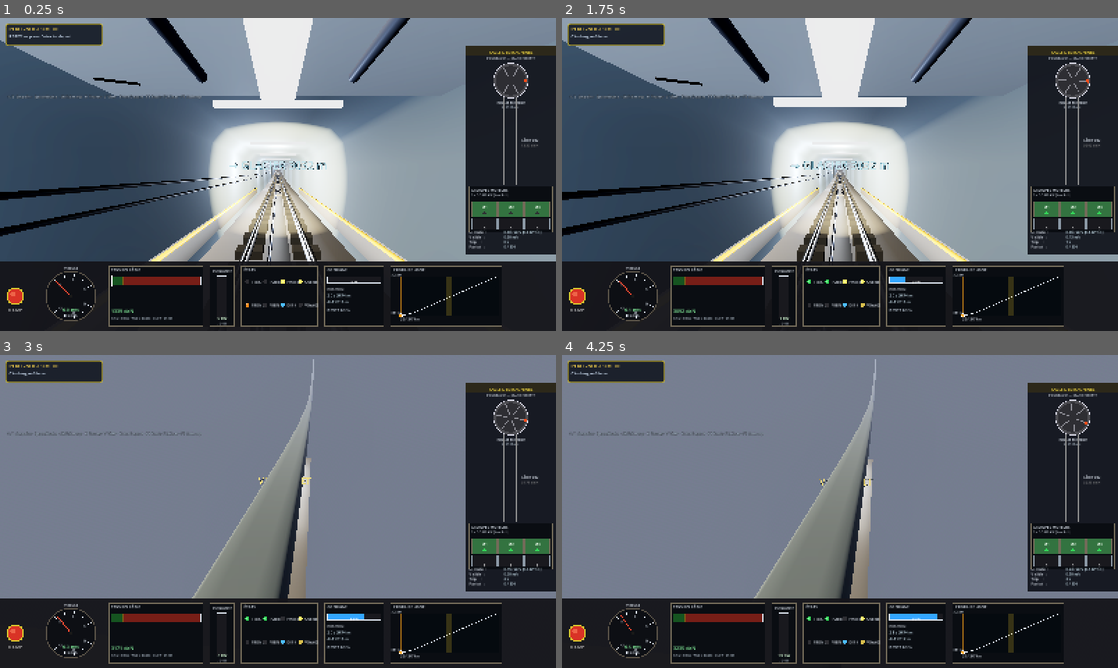
Above: before the commit, frames 1-4 (two rows, left to right).
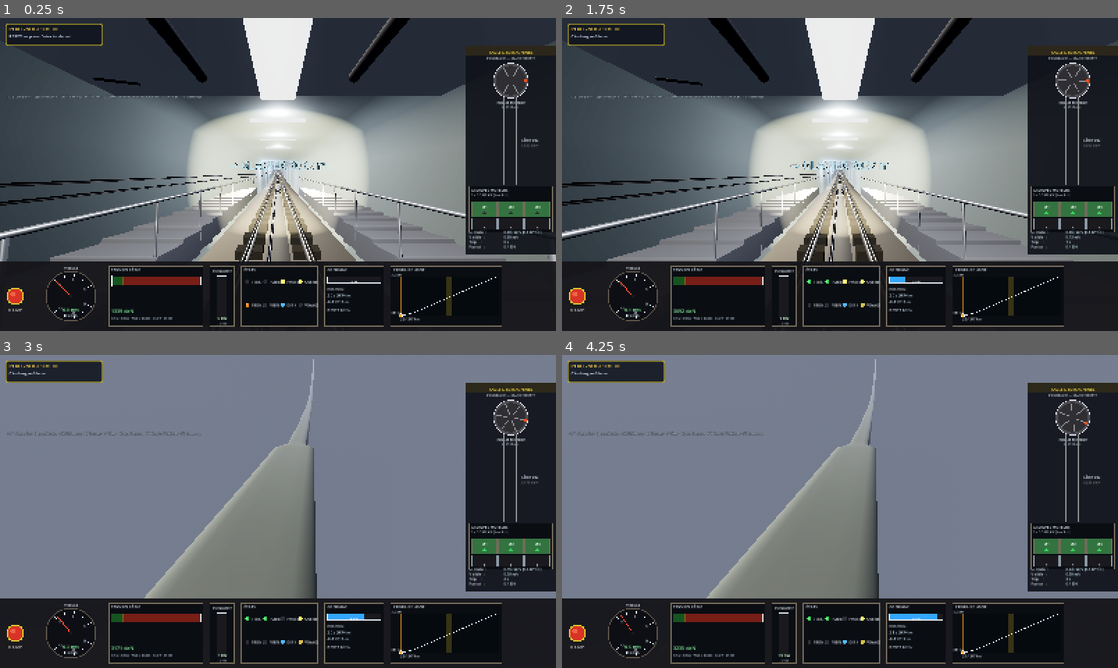
Above: after the commit, the same moments.

Repository: ARP273-ROSE/perce-neige-sim
Game: Godot game, scene res://scenes/main.tscn
Two runs of this game, one before a commit and one after it. Both use one fixed random seed, a clock stepped at 60 frames per second and the inputs below.
Inputs:
- Up to frame 1 (0.25 s): no input
- Up to frame 2 (1.75 s): tap Enter (ready_depart) at 0.5, 1.35 s; hold Up (speed_up) 0.53-1.28 s; tap Shift (emergency) at 0.6 s; hold Space (brake) from 1.28 s (still down)
- Up to frame 3 (3 s): release Space (brake) at 2.03 s; hold Up (speed_up) from 2.03 s (still down); tap H (toggle_headlights) at 2.1 s; tap V (toggle_view) at 2.85 s
- Up to frame 4 (4.25 s): tap Space (brake) at 3.5 s; release Up (speed_up) at 3.53 s; hold Space (brake) from 3.53 s (still down); tap Shift (emergency) at 3.6 s

The runs differ from the first frame. In frame 1, 41% of the frame differs, in the area x 0-100%, y 0-78%; in frame 2, 41%; in frame 3, 3.5%; in frame 4, 3.5%.

Commit message:
feat(3d): gares fidèles aux photos — salles étroites + quais en escalier
Rapporté (et confirmé par les photos du 2026-04-26) : dans les vraies
gares, les murs parallèles au train sont très proches des wagons, les
quais sont étroits, et ce sont des ESCALIERS des deux côtés, en bas
comme en haut.

tunnel_builder :
- salles de gare = section carrée élargie localement (murs à ±3,50 m de
  l'axe — soit ~1,7 m du flanc de cabine — plafond à 2,65 m), fondu de
  6 m vers le tube standard ; zones [0..52] et [3421..LENGTH]
- câbles muraux suivent le mur des salles (comme pour la chambre Abt)

stations_builder :
- quais-rampes lisses REMPLACÉS par des volées de marches-paliers
  horizontales (MultiMesh) : dessus calé sur l'élévation de la voie au
  bord amont → contremarche = pente locale × profondeur (0,95 m),
  géométrie honnête, dans les deux gares et des deux côtés
- nez de marche contrastés : alu en gare basse, ROUGES en gare haute
  (photo 095119), tôle damier alu pour les marches (094104)
- quai étroit 1,62 m (bord extérieur au ras du mur de salle)
- garde-corps côté voie : poteaux + main courante inclinée le long de
  la pente, à ~11 cm du gabarit cabine
- néons plafond recalés au plafond de la salle (2,65 m)

tunnel_lights : néons du tunnel démarrent après la salle basse et
s'arrêtent avant la haute (ils flottaient loin du mur dans les salles
élargies ; les gares ont leur propre éclairage).

Paramètres : station_room_half_width/height (tunnel_builder),
platform_width/tread_depth/railing_height (stations_builder).

Validé : Godot 4.6.1 headless, boot client sans erreur, --mesh-stats OK
(729 k verts, +616 instances MultiMesh).

Diff:
--- a/godot_project/scripts/stations_builder.gd
+++ b/godot_project/scripts/stations_builder.gd
@@ -12,11 +12,16 @@
 ## Les coordonnées s sont relatives au portail bas (0) / haut (LENGTH).
 
 @export var platform_length: float = 48.0      # allongé pour contenir tout le train
-@export var platform_width: float = 1.20       # largeur quai latéral
+# Quais EN ESCALIER (photos du 2026-04-26) : pas de quai-rampe lisse —
+# une volée de marches-paliers horizontales longe le train de chaque côté,
+# étroite (~1,5 m), la contremarche de chaque marche découlant de la pente
+# locale de la voie. Nez de marche contrastés (alu en bas, rouges en haut).
+@export var platform_width: float = 1.62       # largeur quai latéral (étroit, cf. photos ; bord extérieur ≈ au mur de salle)
 @export var platform_inner_x: float = 1.85     # distance depuis centre tunnel au bord intérieur (hors gabarit cabine ∅3.6m)
 @export var platform_height: float = 0.40      # hauteur quai vs plancher voie (plancher cabine bas)
-@export var yellow_band_width: float = 0.12    # bande jaune
-@export var yellow_band_height: float = 0.020  # saillie de la bande
+@export var tread_depth: float = 0.95          # profondeur d'une marche-palier
+@export var tread_thickness: float = 0.55      # épaisseur du bloc (descend sous la marche suivante)
+@export var railing_height: float = 0.95       # garde-corps côté voie
 @export var ceiling_height: float = 1.85       # hauteur centre → plafond
 @export var bumper_height: float = 1.30
 @export var bumper_width: float = 1.60
@@ -103,108 +108,148 @@
 # ---------------------------------------------------------------------------
 
 func _build_platform(s_start: float, s_end: float, is_low: bool, side: float = 1.0) -> void:
-	# Matériaux
-	var concrete_mat: StandardMaterial3D = StandardMaterial3D.new()
-	concrete_mat.albedo_color = Color(0.42, 0.40, 0.37)
-	concrete_mat.roughness = 0.92
-	concrete_mat.metallic = 0.0
-	concrete_mat.cull_mode = BaseMaterial3D.CULL_DISABLED
-
-	var yellow_mat: StandardMaterial3D = StandardMaterial3D.new()
-	yellow_mat.albedo_color = Color(0.92, 0.70, 0.08)
-	yellow_mat.emission_enabled = true
-	yellow_mat.emission = Color(0.92, 0.70, 0.08)
-	yellow_mat.emission_energy_multiplier = 0.12
-	yellow_mat.roughness = 0.6
-	yellow_mat.cull_mode = BaseMaterial3D.CULL_DISABLED
-
-	# Construction du quai via SurfaceTool — ruban continu 3 faces
-	var st: SurfaceTool = SurfaceTool.new()
-	st.begin(Mesh.PRIMITIVE_TRIANGLES)
-	st.set_material(concrete_mat)
-
-	var st_yellow: SurfaceTool = SurfaceTool.new()
-	st_yellow.begin(Mesh.PRIMITIVE_TRIANGLES)
-	st_yellow.set_material(yellow_mat)
-
-	var step: float = 0.5
-	var s_cur: float = s_start
-	var prev_xform: Transform3D = tunnel.transform_at(s_cur)
-	while s_cur < s_end:
-		var s_next: float = minf(s_cur + step, s_end)
-		var cur_xform: Transform3D = tunnel.transform_at(s_next)
-
-		var p0: Vector3 = prev_xform.origin
-		var p1: Vector3 = cur_xform.origin
-		var r0: Vector3 = prev_xform.basis.x
-		var r1: Vector3 = cur_xform.basis.x
-		var u0: Vector3 = prev_xform.basis.y
-		var u1: Vector3 = cur_xform.basis.y
-
-		# Positions : x_inner = coin intérieur (côté voie), x_outer = coin extérieur
-		# side = +1 → quai à droite (+X local), -1 → quai à gauche.
-		# Hors gabarit cabine ∅3.6m (radius 1.80m) : platform_inner_x ≥ 1.85m.
-		var x_inner: float = side * platform_inner_x
-		var x_outer: float = side * (platform_inner_x + platform_width)
-		var y_top: float = FLOOR_Y_LOCAL + platform_height
-		var y_bot: float = FLOOR_Y_LOCAL
-
-		# Top de quai
-		var a_in: Vector3 = _pt(p0, r0, u0, x_inner, y_top)
-		var a_out: Vector3 = _pt(p0, r0, u0, x_outer, y_top)
-		var b_in: Vector3 = _pt(p1, r1, u1, x_inner, y_top)
-		var b_out: Vector3 = _pt(p1, r1, u1, x_outer, y_top)
-		_quad(st, a_in, a_out, b_in, b_out)
-
-		# Face frontale (coté voie)
-		var a_in_bot: Vector3 = _pt(p0, r0, u0, x_inner, y_bot)
-		var b_in_bot: Vector3 = _pt(p1, r1, u1, x_inner, y_bot)
-		_quad(st, a_in_bot, a_in, b_in_bot, b_in)
-
-		# Face bout (si on est au début / fin)
-		if s_cur == s_start:
-			var a_out_bot: Vector3 = _pt(p0, r0, u0, x_outer, y_bot)
-			_quad(st, a_in_bot, a_out_bot, a_in, a_out)
-		if s_next >= s_end:
-			var b_out_bot: Vector3 = _pt(p1, r1, u1, x_outer, y_bot)
-			_quad(st, b_in, b_out, b_in_bot, b_out_bot)
-
-		# Bande jaune de sécurité : peinte SUR le quai, côté voie, 12 cm de large,
-		# très légère saillie pour la visibilité.
-		var xb_in: float = x_inner
-		var xb_out: float = x_inner + yellow_band_width * side
-		var yb_lo: float = y_top
-		var yb_hi: float = y_top + yellow_band_height
-		var ya_in: Vector3 = _pt(p0, r0, u0, xb_in, yb_lo)
-		var ya_out: Vector3 = _pt(p0, r0, u0, xb_out, yb_lo)
-		var yb_in_v: Vector3 = _pt(p1, r1, u1, xb_in, yb_lo)
-		var yb_out_v: Vector3 = _pt(p1, r1, u1, xb_out, yb_lo)
-		var ya_in_t: Vector3 = _pt(p0, r0, u0, xb_in, yb_hi)
-		var ya_out_t: Vector3 = _pt(p0, r0, u0, xb_out, yb_hi)
-		var yb_in_t: Vector3 = _pt(p1, r1, u1, xb_in, yb_hi)
-		var yb_out_t: Vector3 = _pt(p1, r1, u1, xb_out, yb_hi)
-		_quad(st_yellow, ya_in_t, ya_out_t, yb_in_t, yb_out_t)  # top
-		_quad(st_yellow, ya_in, ya_in_t, yb_in_v, yb_in_t)       # côté voie
-		_quad(st_yellow, ya_out_t, ya_out, yb_out_t, yb_out_v)   # côté intérieur quai
-
-		s_cur = s_next
-		prev_xform = cur_xform
-
-	st.generate_normals()
-	st.generate_tangents()
-	var mi: MeshInstance3D = MeshInstance3D.new()
+	# Quai EN ESCALIER (photos 20260426_094104 / 095119) : volée de
+	# marches-paliers HORIZONTALES le long du train. Le dessus de chaque
+	# marche est calé sur l'élévation de la voie à son bord AMONT — la
+	# contremarche qui en résulte est exactement pente_locale × profondeur
+	# (géométrie honnête, pas de marches inventées).
 	var side_name: String = "R" if side > 0.0 else "L"
-	mi.name = "Platform_%s_%s" % [("low" if is_low else "high"), side_name]
-	mi.mesh = st.commit()
-	mi.cast_shadow = GeometryInstance3D.SHADOW_CASTING_SETTING_OFF
-	add_child(mi)
-
-	st_yellow.generate_normals()
-	var my: MeshInstance3D = MeshInstance3D.new()
-	my.name = "PlatformYellow_%s_%s" % [("low" if is_low else "high"), side_name]
-	my.mesh = st_yellow.commit()
-	my.cast_shadow = GeometryInstance3D.SHADOW_CASTING_SETTING_OFF
-	add_child(my)
+	var sta: String = "low" if is_low else "high"
+
+	# Tôle damier alu (marches métalliques des photos)
+	var tread_mat: StandardMaterial3D = StandardMaterial3D.new()
+	tread_mat.albedo_color = Color(0.58, 0.59, 0.62)
+	tread_mat.roughness = 0.45
+	tread_mat.metallic = 0.75
+	tread_mat.metallic_specular = 0.6
+
+	# Nez de marche : alu brut en gare basse, ROUGES en gare haute (photos)
+	var nose_mat: StandardMaterial3D = StandardMaterial3D.new()
+	if is_low:
+		nose_mat.albedo_color = Color(0.80, 0.81, 0.84)
+		nose_mat.roughness = 0.35
+		nose_mat.metallic = 0.85
+	else:
+		nose_mat.albedo_color = Color(0.72, 0.14, 0.12)
+		nose_mat.roughness = 0.65
+		nose_mat.metallic = 0.10
+
+	var rail_mat: StandardMaterial3D = StandardMaterial3D.new()
+	rail_mat.albedo_color = Color(0.75, 0.76, 0.78)
+	rail_mat.roughness = 0.35
+	rail_mat.metallic = 0.85
+
+	var lat_center: float = side * (platform_inner_x + platform_width * 0.5)
+	var y_top_local: float = FLOOR_Y_LOCAL + platform_height
+
+	# --- Marches (MultiMesh) ---------------------------------------------
+	var n_treads: int = maxi(1, int(ceil((s_end - s_start) / tread_depth)))
+	var tread_mesh: BoxMesh = BoxMesh.new()
+	tread_mesh.size = Vector3(platform_width, tread_thickness, tread_depth)
+	tread_mesh.material = tread_mat
+
+	var nose_mesh: BoxMesh = BoxMesh.new()
+	nose_mesh.size = Vector3(platform_width, 0.035, 0.11)
+	nose_mesh.material = nose_mat
+
+	var mm_treads: MultiMesh = MultiMesh.new()
+	mm_treads.transform_format = MultiMesh.TRANSFORM_3D
+	mm_treads.mesh = tread_mesh
+	mm_treads.instance_count = n_treads
+
+	var mm_noses: MultiMesh = MultiMesh.new()
+	mm_noses.transform_format = MultiMesh.TRANSFORM_3D
+	mm_noses.mesh = nose_mesh
+	mm_noses.instance_count = n_treads
+
+	for i in range(n_treads):
+		var s_dn: float = s_start + float(i) * tread_depth          # bord aval
+		var s_up: float = minf(s_dn + tread_depth, s_end)           # bord amont
+		var s_mid: float = (s_dn + s_up) * 0.5
+		var xf_up: Transform3D = tunnel.transform_at(s_up)
+		var xf_mid: Transform3D = tunnel.transform_at(s_mid)
+		# Élévation MONDE du dessus de marche = niveau du quai au bord amont
+		var top_y: float = (xf_up.origin + xf_up.basis.y * y_top_local).y
+		# Base nivelée : right local (déjà horizontal), up = UP monde
+		var right_h: Vector3 = xf_mid.basis.x
+		var level_basis: Basis = Basis(
+			right_h, Vector3.UP, right_h.cross(Vector3.UP)).orthonormalized()
+		var center: Vector3 = xf_mid.origin + xf_mid.basis.x * lat_center
+		center.y = top_y - tread_thickness * 0.5
+		mm_treads.set_instance_transform(i, Transform3D(level_basis, center))
+		# Nez : au bord AVAL de la marche, affleurant le dessus
+		var xf_dn: Transform3D = tunnel.transform_at(s_dn + 0.06)
+		var nose_c: Vector3 = xf_dn.origin + xf_dn.basis.x * lat_center
+		nose_c.y = top_y - 0.017
+		mm_noses.set_instance_transform(i, Transform3D(level_basis, nose_c))
+
+	var mi_treads: MultiMeshInstance3D = MultiMeshInstance3D.new()
+	mi_treads.name = "PlatformSteps_%s_%s" % [sta, side_name]
+	mi_treads.multimesh = mm_treads
+	mi_treads.cast_shadow = GeometryInstance3D.SHADOW_CASTING_SETTING_OFF
+	add_child(mi_treads)
+
+	var mi_noses: MultiMeshInstance3D = MultiMeshInstance3D.new()
+	mi_noses.name = "PlatformNoses_%s_%s" % [sta, side_name]
+	mi_noses.multimesh = mm_noses
+	mi_noses.cast_shadow = GeometryInstance3D.SHADOW_CASTING_SETTING_OFF
+	add_child(mi_noses)
+
+	# --- Garde-corps côté voie (poteaux + main courante inclinée) ---------
+	var post_spacing: float = 1.9
+	var n_posts: int = maxi(2, int((s_end - s_start) / post_spacing) + 1)
+	var lat_rail: float = side * (platform_inner_x + 0.06)
+
+	var post_mesh: CylinderMesh = CylinderMesh.new()
+	post_mesh.top_radius = 0.022
+	post_mesh.bottom_radius = 0.022
+	post_mesh.height = railing_height
+	post_mesh.radial_segments = 8
+	post_mesh.material = rail_mat
+
+	var mm_posts: MultiMesh = MultiMesh.new()
+	mm_posts.transform_format = MultiMesh.TRANSFORM_3D
+	mm_posts.mesh = post_mesh
+	mm_posts.instance_count = n_posts
+
+	var rail_seg_mesh: CylinderMesh = CylinderMesh.new()
+	rail_seg_mesh.top_radius = 0.028
+	rail_seg_mesh.bottom_radius = 0.028
+	rail_seg_mesh.height = post_spacing + 0.15
+	rail_seg_mesh.radial_segments = 8
+	rail_seg_mesh.material = rail_mat
+
+	var mm_rails: MultiMesh = MultiMesh.new()
+	mm_rails.transform_format = MultiMesh.TRANSFORM_3D
+	mm_rails.mesh = rail_seg_mesh
+	mm_rails.instance_count = n_posts
+
+	var rot_along: Basis = Basis(Vector3(1, 0, 0), PI * 0.5)
+	for i in range(n_posts):
+		var s_p: float = minf(s_start + float(i) * post_spacing, s_end)
+		var xf: Transform3D = tunnel.transform_at(s_p)
+		var base: Vector3 = xf.origin + xf.basis.x * lat_rail \
+			+ xf.basis.y * y_top_local
+		# Poteau vertical monde
+		var post_c: Vector3 = base + Vector3.UP * (railing_height * 0.5)
+		mm_posts.set_instance_transform(i, Transform3D(Basis(), post_c))
+		# Main courante : segment INCLINÉ le long de la pente (cylindre Y →
+		# Z local du ring via rotation X 90° dans la base du ring)
+		var rail_c: Vector3 = base + Vector3.UP * railing_height
+		mm_rails.set_instance_transform(
+			i, Transform3D(xf.basis * rot_along, rail_c))
+
+	var mi_posts: MultiMeshInstance3D = MultiMeshInstance3D.new()
+	mi_posts.name = "PlatformPosts_%s_%s" % [sta, side_name]
+	mi_posts.multimesh = mm_posts
+	mi_posts.cast_shadow = GeometryInstance3D.SHADOW_CASTING_SETTING_OFF
+	add_child(mi_posts)
+
+	var mi_rails: MultiMeshInstance3D = MultiMeshInstance3D.new()
+	mi_rails.name = "PlatformRails_%s_%s" % [sta, side_name]
+	mi_rails.multimesh = mm_rails
+	mi_rails.cast_shadow = GeometryInstance3D.SHADOW_CASTING_SETTING_OFF
+	add_child(mi_rails)
 
 
 # ---------------------------------------------------------------------------
@@ -260,10 +305,13 @@
 
 func _build_ceiling_lights(s_start: float, s_end: float) -> void:
 	var spacing: float = 4.0
+	# Néons collés au plafond de la SALLE élargie (2,65 m), pas à l'ancienne
+	# hauteur de tube (1,85 m) où ils flotteraient en plein milieu.
+	var y_neon: float = tunnel.station_room_half_height - 0.25
 	var s: float = s_start
 	while s < s_end:
 		var xform: Transform3D = tunnel.transform_at(s)
-		var pos: Vector3 = xform.origin + xform.basis.y * (ceiling_height - 0.2)
+		var pos: Vector3 = xform.origin + xform.basis.y * y_neon
 
 		var light: OmniLight3D = OmniLight3D.new()
 		light.position = pos
--- a/godot_project/scripts/tunnel_builder.gd
+++ b/godot_project/scripts/tunnel_builder.gd
@@ -18,6 +18,16 @@
 @export var horseshoe_half_width: float = 2.05   # demi-largeur rectangle
 @export var horseshoe_half_height: float = 2.05  # demi-hauteur rectangle
 @export var horseshoe_transition: float = 20.0   # longueur de blend circular ↔ horseshoe
+
+# Salles de gare (zones de quai) : la section carrée s'élargit pour loger
+# les quais-escaliers de chaque côté du train. Fidèle aux photos du
+# 2026-04-26 : la salle reste ÉTROITE (murs parallèles au train à ~3,5 m
+# de l'axe, soit ~1,7 m du flanc de cabine) et basse de plafond.
+@export var station_room_half_width: float = 3.50
+@export var station_room_half_height: float = 2.65
+@export var station_low_end: float = 52.0        # fin de la salle Val Claret
+@export var station_high_start: float = 3421.0   # début de la salle Grande Motte
+@export var station_room_transition: float = 6.0 # fondu salle ↔ tube carré
 
 # Passing loop (boucle de croisement au milieu du tunnel)
 # Géométrie réelle aiguillage Abt : courbe sinusoïdale continue symétrique
@@ -185,10 +195,11 @@
 
 # X local du câble mural à la distance s : suit la paroi GAUCHE du tunnel,
 # y compris dans la chambre de croisement où la paroi s'écarte de
-# |passing_loop_offset|. Sans ça, le câble resterait à x constant en plein
-# milieu de la chambre et la rame le traverserait pendant l'évitement.
+# |passing_loop_offset|, et dans les salles de gare élargies. Sans ça, le
+# câble resterait à x constant en plein milieu et la rame le traverserait.
 func _wall_cable_x_at(s: float) -> float:
-	return wall_cable_x_local - absf(passing_loop_offset(s, 1.0))
+	var room_extra: float = _horseshoe_dims_at(s).x - horseshoe_half_width
+	return wall_cable_x_local - absf(passing_loop_offset(s, 1.0)) - room_extra
 
 
 # Construit un tronçon de tunnel entre s_start et s_end.
@@ -267,11 +278,15 @@
 			cur_blend = 0.0
 			prev_blend = 0.0
 
+		# Dimensions horseshoe locales (élargies dans les salles de gare)
+		var prev_dims: Vector2 = _horseshoe_dims_at(s_prev)
+		var cur_dims: Vector2 = _horseshoe_dims_at(s_cur)
+
 		for k in range(ring_segments):
-			var prev_0: Vector2 = _profile_xy(k, ring_segments, prev_radius, prev_blend)
-			var prev_1: Vector2 = _profile_xy(k + 1, ring_segments, prev_radius, prev_blend)
-			var cur_0: Vector2 = _profile_xy(k, ring_segments, cur_radius, cur_blend)
-			var cur_1: Vector2 = _profile_xy(k + 1, ring_segments, cur_radius, cur_blend)
+			var prev_0: Vector2 = _profile_xy(k, ring_segments, prev_radius, prev_blend, prev_dims.x, prev_dims.y)
+			var prev_1: Vector2 = _profile_xy(k + 1, ring_segments, prev_radius, prev_blend, prev_dims.x, prev_dims.y)
+			var cur_0: Vector2 = _profile_xy(k, ring_segments, cur_radius, cur_blend, cur_dims.x, cur_dims.y)
+			var cur_1: Vector2 = _profile_xy(k + 1, ring_segments, cur_radius, cur_blend, cur_dims.x, cur_dims.y)
 
 			var p_prev_0: Vector3 = prev_center + prev_right * prev_0.x + prev_up * prev_0.y
 			var p_prev_1: Vector3 = prev_center + prev_right * prev_1.x + prev_up * prev_1.y
@@ -362,6 +377,31 @@
 	return tunnel_radius
 
 
+# 1.0 = pleine salle de gare (section élargie), 0.0 = tube carré standard.
+# Fondu linéaire sur station_room_transition à la jonction salle/tube.
+func _station_room_blend_at(s: float) -> float:
+	if s <= station_low_end - station_room_transition:
+		return 1.0
+	if s < station_low_end:
+		return (station_low_end - s) / station_room_transition
+	if s >= station_high_start + station_room_transition:
+		return 1.0
+	if s > station_high_start:
+		return (s - station_high_start) / station_room_transition
+	return 0.0
+
+
+# Demi-largeur / demi-hauteur du profil horseshoe à la distance s
+# (élargi en salle de gare, standard ailleurs).
+func _horseshoe_dims_at(s: float) -> Vector2:
+	var k: float = _station_room_blend_at(s)
+	if k <= 0.0:
+		return Vector2(horseshoe_half_width, horseshoe_half_height)
+	return Vector2(
+		lerpf(horseshoe_half_width, station_room_half_width, k),
+		lerpf(horseshoe_half_height, station_room_half_height, k))
+
+
 func _horseshoe_blend_at(s: float) -> float:
 	# Retourne 0.0 = full circular, 1.0 = full horseshoe.
 	# Transitions smooth autour de s=257 (portail bas) et s=3420 (portail haut).
@@ -384,16 +424,18 @@
 # Point du profil à u ∈ [0, 1] (progression le long du contour de la section).
 # u=0 → (R, 0) à droite, parcours anti-horaire (haut → gauche → bas → retour).
 # Blend linéaire entre profil circulaire et profil horseshoe rectangulaire.
-func _profile_xy(k: int, n: int, radius: float, blend: float) -> Vector2:
+func _profile_xy(k: int, n: int, radius: float, blend: float,
+		hs_w: float = -1.0, hs_h: float = -1.0) -> Vector2:
 	var u: float = float(k) / float(n)
 	var angle: float = u * TAU
 	# Profil circulaire
 	var circ: Vector2 = Vector2(cos(angle) * radius, sin(angle) * radius)
 	if blend <= 0.001:
 		return circ
-	# Profil horseshoe rectangulaire (largeur 2W, hauteur 2H) parcouru anti-horaire.
-	var W: float = horseshoe_half_width
-	var H: float = horseshoe_half_height
+	# Profil horseshoe rectangulaire (largeur 2W, hauteur 2H) parcouru
+	# anti-horaire. W/H surchargables (salles de gare élargies).
+	var W: float = hs_w if hs_w > 0.0 else horseshoe_half_width
+	var H: float = hs_h if hs_h > 0.0 else horseshoe_half_height
 	var perim: float = 4.0 * (W + H)
 	var s_ct: float = u * perim
 	var hs: Vector2
--- a/godot_project/scripts/tunnel_lights.gd
+++ b/godot_project/scripts/tunnel_lights.gd
@@ -34,8 +34,11 @@
 
 func _populate() -> void:
 	var neon_color: Color = Color(0.75, 0.85, 1.0)  # blanc-bleuté néon industriel
-	var s: float = 30.0  # commence après la station basse
-	var max_s: float = PNConstants.LENGTH - 30.0
+	# Commence APRÈS la salle de gare basse et s'arrête AVANT la haute :
+	# dans les salles élargies, un néon à wall_offset du centre flotterait
+	# loin du mur (les gares ont leur propre éclairage plafond).
+	var s: float = tunnel.station_low_end + 4.0
+	var max_s: float = tunnel.station_high_start - 4.0
 
 	# Mesh visible du néon lui-même (bâtonnet émissif)
 	var neon_mat: StandardMaterial3D = StandardMaterial3D.new()
